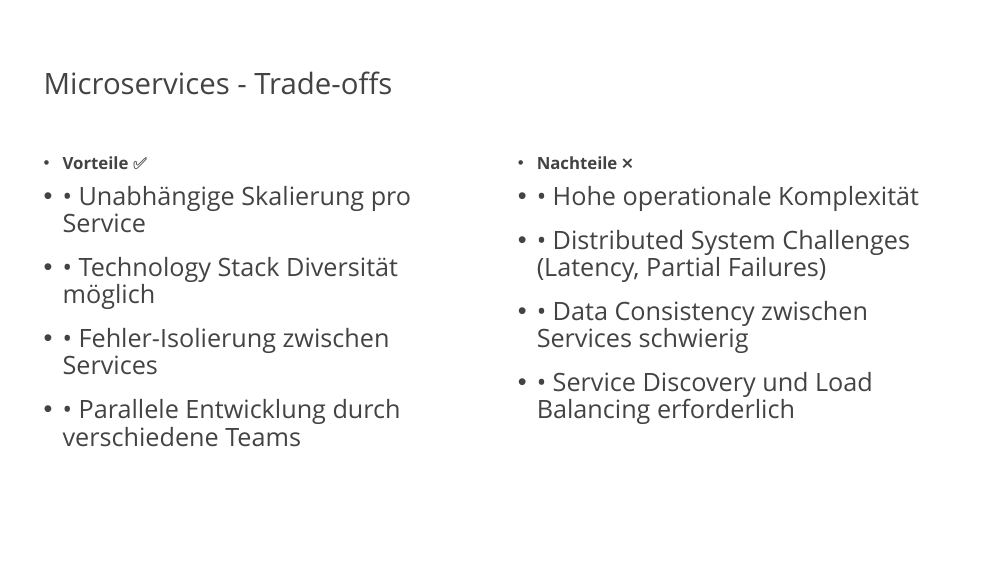
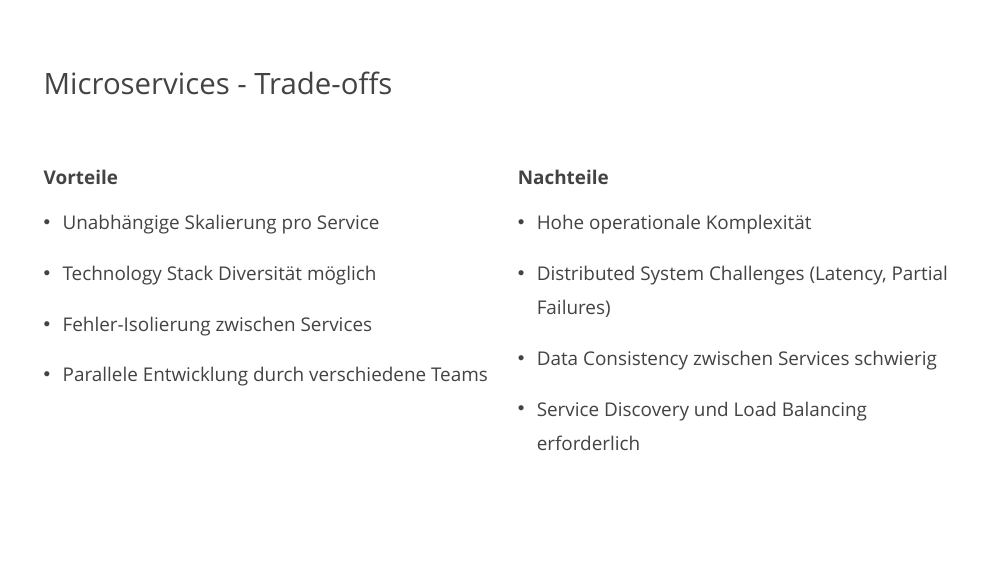
Before and after one commit to vanillacore-net/september-2025-telekom-training, a slide deck: slide 10 of presentations/powerpoint/arch-patterns-part1.pptx. Drawn at 1008x567 pixels with LibreOffice and Linux fonts; fonts in the diff are those of the drawing; background and template pictures are left out. Boxes give left, top, right and bottom in pixels: in the first picture for what was removed or moved away, otherwise in the second. Text is boxed around its words. In the diff, an @@ line names an element or a change of style, - is before the commit and + after.

```diff
--- a/presentations/powerpoint/arch-patterns-part1.pptx
+++ b/presentations/powerpoint/arch-patterns-part1.pptx
@@ text at (44,169,488,386): text changed; size 24 to 18 pt @@
-• Vorteile ✅
-• • Unabhängige Skalierung pro Service
-• • Technology Stack Diversität möglich
-• • Fehler-Isolierung zwischen Services
-• • Parallele Entwicklung durch verschiedene Teams
+Vorteile
+• Unabhängige Skalierung pro Service
+• Technology Stack Diversität möglich
+• Fehler-Isolierung zwischen Services
+• Parallele Entwicklung durch verschiedene Teams
@@ text at (518,169,948,450): text changed; size 24 to 18 pt @@
-• Nachteile ❌
-• • Hohe operationale Komplexität
-• • Distributed System Challenges (Latency, Partial Failures)
-• • Data Consistency zwischen Services schwierig
-• • Service Discovery und Load Balancing erforderlich
+Nachteile
+• Hohe operationale Komplexität
+• Distributed System Challenges (Latency, Partial Failures)
+• Data Consistency zwischen Services schwierig
+• Service Discovery und Load Balancing erforderlich
```
Also in this commit, not shown: 11 other slides changed, 4 slides added, 5 other files.
